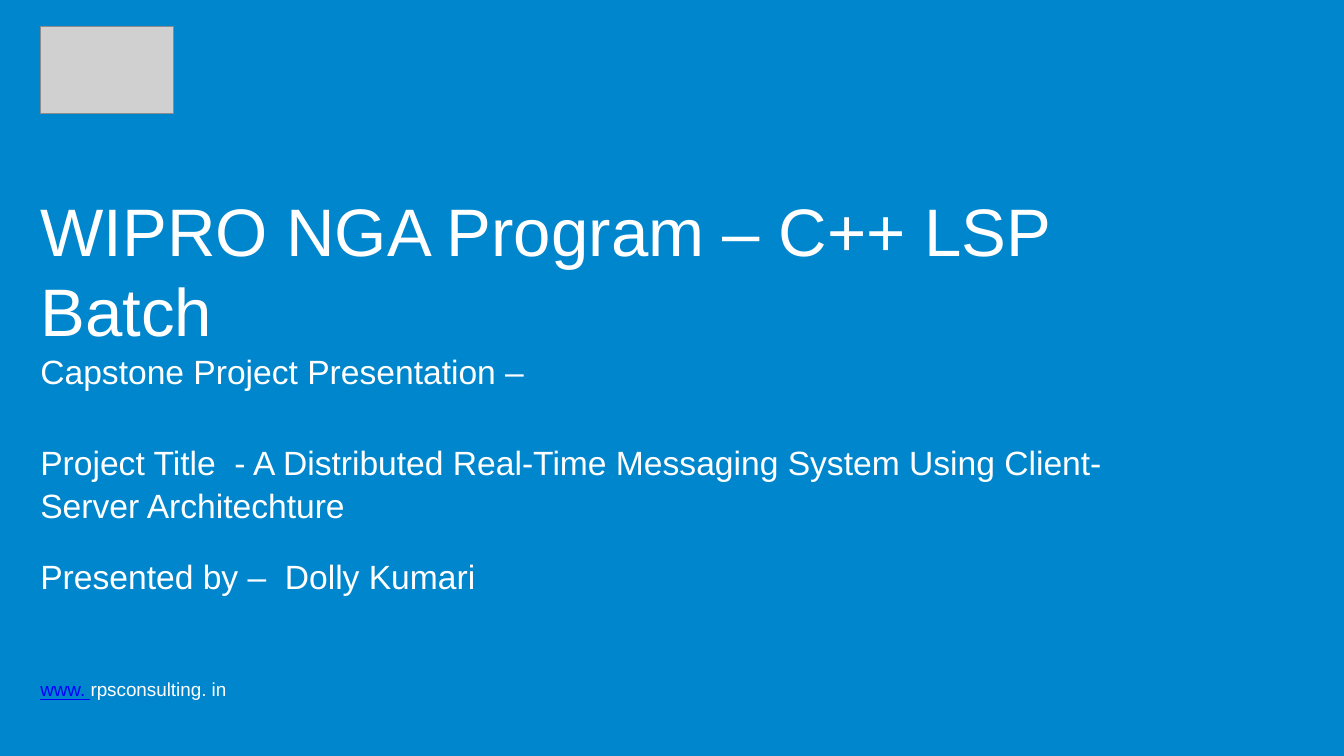
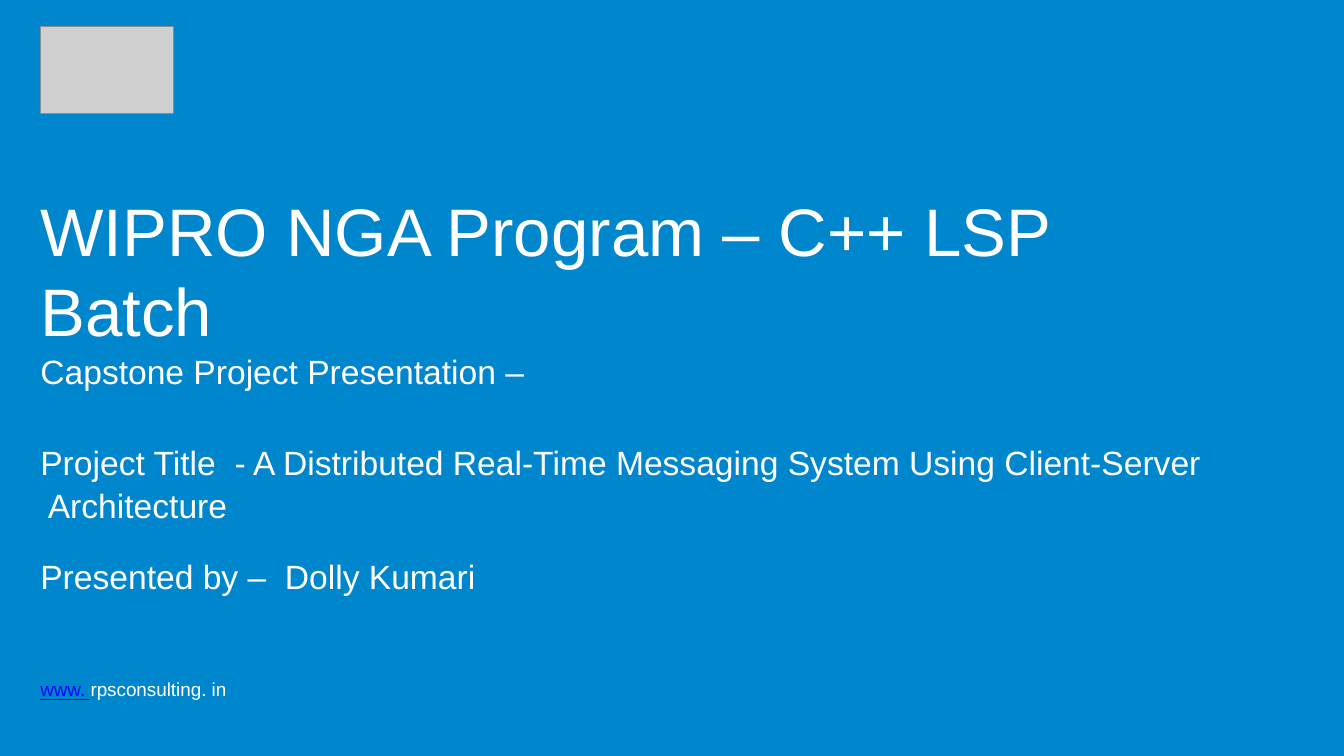
Before and after one commit to DollyKumari1/dolly_wipro, a slide deck: slide 1 of 24NAG1279_U18_CapstoneProject/CapstoneProject_DollyKumari.pptx. Drawn at 1344x756 pixels with LibreOffice and Linux fonts; fonts in the diff are those of the drawing; grey boxes stand for pictures. Boxes give left, top, right and bottom in pixels: in the first picture for what was removed or moved away, otherwise in the second. Text is boxed around its words. In the diff, an @@ line names an element or a change of style, - is before the commit and + after.

```diff
--- a/24NAG1279_U18_CapstoneProject/CapstoneProject_DollyKumari.pptx
+++ b/24NAG1279_U18_CapstoneProject/CapstoneProject_DollyKumari.pptx
@@ text at box(40, 450, 1200, 519): text changed @@
-Project Title - A Distributed Real-Time Messaging System Using Client-Server Architechture
+Project Title - A Distributed Real-Time Messaging System Using Client-Server Architecture
```
Also in this commit, not shown: 8 other slides changed, 1 other file.
